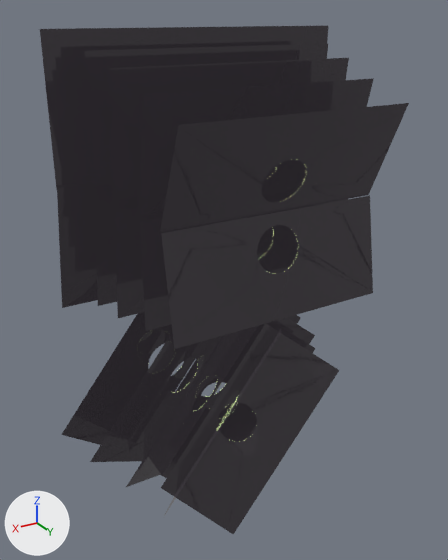
One commit to the glTF model scroll2/models/P/Tube1.glb: the scene before it, then after it.
Rendered twice from a 50 mm camera at (10.04, 17.55, 5.67) aimed at (-0.63, -0.23, -3.22). Lighting does not change. The marker at lower left points along +X, +Y and +Z.
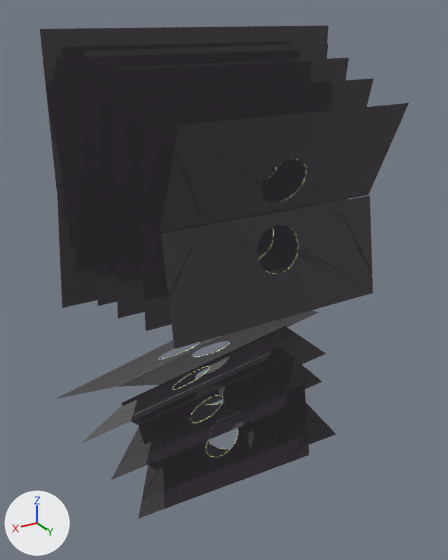
Boxes [x1, y1, x2, y2] around the edits, measured in the pictures (448 x 560 px):
'Plane.016', moved, turned
    before: [161, 323, 339, 534]
    after: [206, 389, 336, 457]
'Plane.015', moved, turned
    before: [126, 326, 258, 487]
    after: [111, 356, 295, 480]
'Plane.017', moved, turned
    before: [164, 328, 281, 516]
    after: [138, 383, 309, 519]
'Plane.013', moved, turned
    before: [90, 333, 222, 462]
    after: [82, 325, 289, 443]
'Plane.011', moved, turned
    before: [61, 312, 196, 445]
    after: [56, 336, 220, 399]
'Plane.014', moved, turned
    before: [161, 322, 315, 478]
    after: [131, 347, 322, 425]
'Plane.010', moved, turned
    before: [176, 315, 301, 409]
    after: [117, 310, 319, 387]
'Plane.012', moved, turned
    before: [141, 318, 315, 462]
    after: [121, 326, 326, 405]

What the commit changed:
Object 'Plane.010' (ob_plane_010) moves from (-1.13, -1.98, -8.55) to (-1.13, -2.03, -7.11).
Object 'Plane.010' (ob_plane_010) turns from (90, -127, -2.4) to (-33, -33, 136) degrees about x, y and z.
Object 'Plane.011' (ob_plane_011) moves from (1.03, -1.94, -6.91) to (1.03, -0.85, -5.97).
Object 'Plane.011' (ob_plane_011) turns from (85, 52, -2.4) to (27, 33, -43) degrees about x, y and z.
Object 'Plane.012' (ob_plane_012) moves from (-0.8, -0.87, -8.42) to (-0.8, -1.15, -7.8).
Object 'Plane.012' (ob_plane_012) turns from (73, -127, -2.4) to (-50, -33, 136) degrees about x, y and z.
Object 'Plane.013' (ob_plane_013) moves from (0.88, -0.81, -7.05) to (0.88, -0.15, -6.86).
Object 'Plane.013' (ob_plane_013) turns from (67, 52, -2.3) to (9.6, 33, -43) degrees about x, y and z.
Object 'Plane.014' (ob_plane_014) moves from (-0.37, -0.08, -8.26) to (-0.37, -0.48, -8.24).
Object 'Plane.014' (ob_plane_014) turns from (65, -127, -2.4) to (-58, -33, 136) degrees about x, y and z.
Object 'Plane.015' (ob_plane_015) moves from (0.62, 0.44, -7.32) to (0.62, 0.55, -7.94).
Object 'Plane.015' (ob_plane_015) turns from (56, 52, -2.3) to (-1.4, 33, -43) degrees about x, y and z.
Object 'Plane.016' (ob_plane_016) moves from (-0.14, 1.66, -8.11) to (-0.14, 0.86, -9.36).
Object 'Plane.016' (ob_plane_016) turns from (53, -127, -2.4) to (-70, -33, 136) degrees about x, y and z.
Object 'Plane.017' (ob_plane_017) moves from (0.4, 1.7, -7.49) to (0.4, 1.33, -8.94).
Object 'Plane.017' (ob_plane_017) turns from (41, 52, -2.3) to (-16, 33, -43) degrees about x, y and z.
